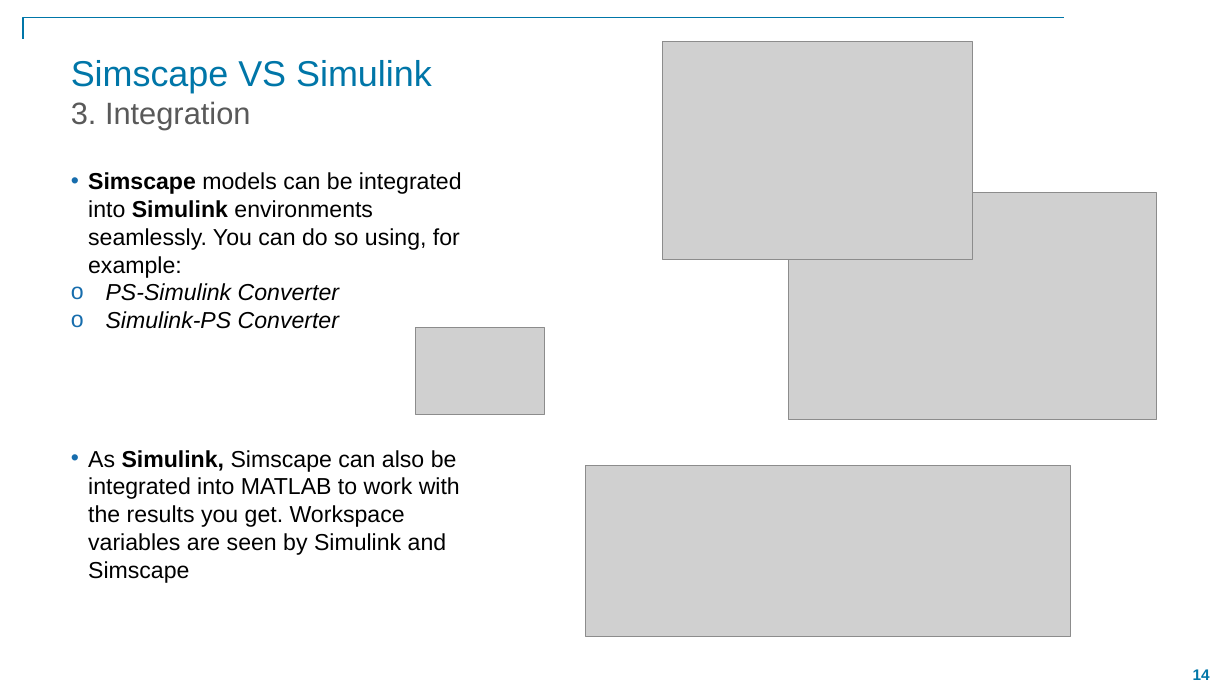
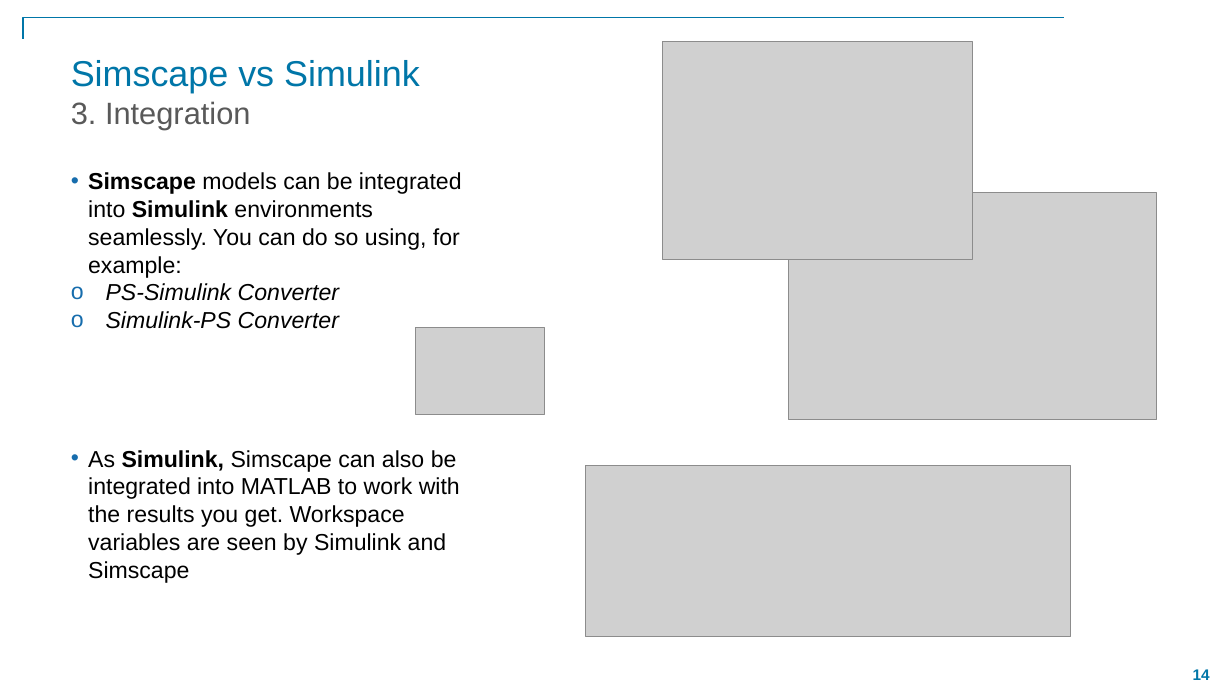
Before and after one commit to simoomonte/Simscape-Onramp, a slide deck: slide 14 of Simscape_Onramp_presentation.pptx. Drawn at 1232x693 pixels with LibreOffice and Linux fonts; fonts in the diff are those of the drawing; grey boxes stand for pictures; background and template pictures are left out. Boxes give left, top, right and bottom in pixels: in the first picture for what was removed or moved away, otherwise in the second. Text is boxed around its words. In the diff, an @@ line names an element or a change of style, - is before the commit and + after.

```diff
--- a/Simscape_Onramp_presentation.pptx
+++ b/Simscape_Onramp_presentation.pptx
@@ title at box(71, 60, 420, 130): text changed @@
-Simscape VS Simulink
-3. Integration
+Simscape vs Simulink
+3. Integration
```
Also in this commit, not shown: 5 other slides changed, 8 other files.
